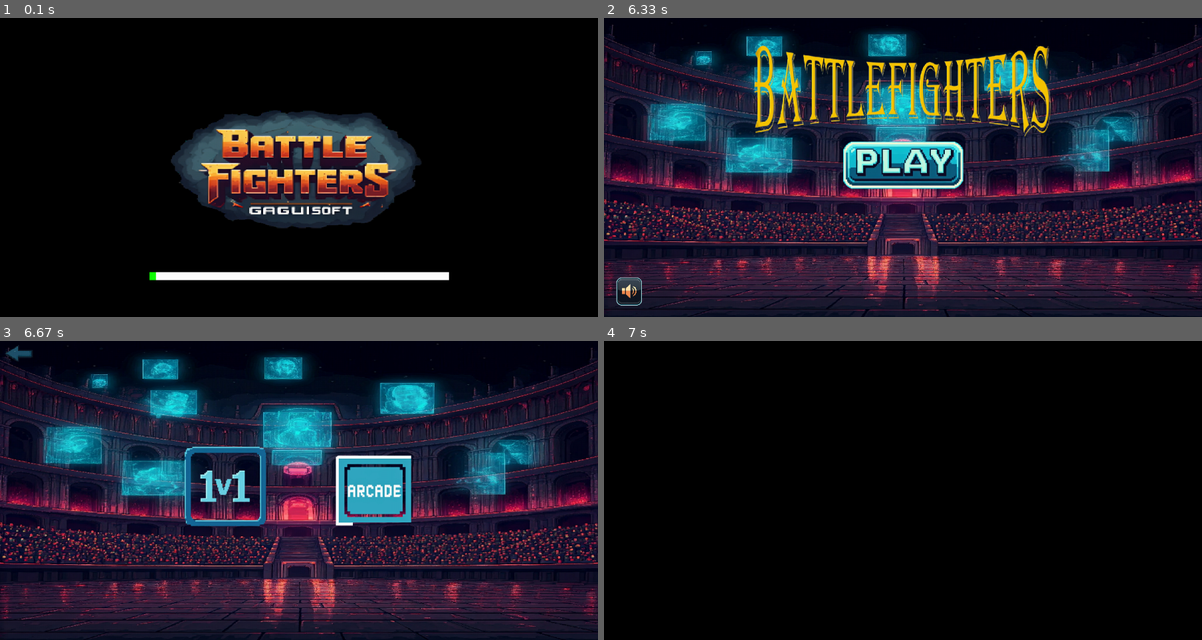
Above: before the commit, frames 1-4 (two rows, left to right).
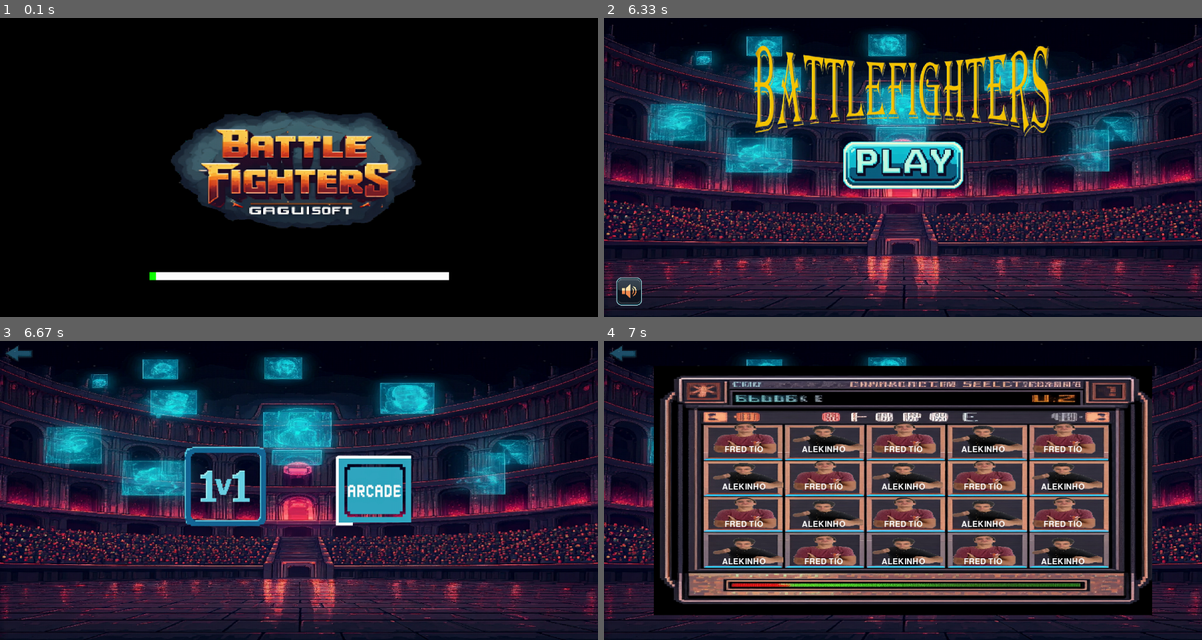
Above: after the commit, the same moments.

Repository: Caiosr2/Pygame---BattleFighters--1
Game: pygame game, started from interface.py
The game is run twice, just before and just after one commit, with the same random seed, the same clock (stepped at 60 frames per second) and the same inputs.
Inputs (mouse positions are in pixels of both pictures, inside the frame that each line leads up to):
- Up to frame 1 (0.1 s): no input
- Up to frame 2 (6.33 s): no input
- Up to frame 3 (6.67 s): click (322, 478) at 6.38 s
- Up to frame 4 (7 s): click (771, 436) at 6.72 s

Frames 1-3 are identical in both runs. In frame 4, 74% of the frame differs, in the area x 0-100%, y 0-100%.

Commit message:
gradepersonagens

Diff:
--- a/interface.py
+++ b/interface.py
@@ -16,6 +16,16 @@
 clock = pygame.time.Clock()
 FPS=60
 countloadbar=0
+Namelist=[]
+Facelist=[]
+dic_fullcharacters={}
+list_characters=['Fred Tio','Alekinho','Fred Tio','Alekinho','Fred Tio','Alekinho','Fred Tio','Alekinho','Fred Tio','Alekinho','Fred Tio','Alekinho','Fred Tio','Alekinho','Fred Tio','Alekinho','Fred Tio','Alekinho','Fred Tio','Alekinho']
+for characters in range(20):
+    Characimage = pygame.image.load(f'images/Personagem{characters}.png')
+    # Fullbody = pygame.image.load(f'images/FullPerson{characters}.png').convert()
+    Namelist.append(list_characters[characters])
+    Facelist.append(Characimage)
+    # dic_fullcharacters[f'{list_characters[characters]}']=Fullbody
 
 # Carregar a música de fundo
 pygame.mixer.music.load("trilhas_sonoras/trilha_sonora_tela_inicial.mp3")  # Substitua pelo caminho do seu arquivo de música
@@ -148,13 +158,6 @@
 
 
     if current_screen=='modo de jogo':
-
-        BGSSimage=pygame.image.load('images/BGtelainicial.png')
-        BGSSwidth=1200
-        BGSSheight=600
-        BGSSimage = pygame.transform.scale(BGSSimage, (BGSSwidth, BGSSheight))
-        BGSSimage_rect=BGSSimage.get_rect()
-        BGSSimage_rect.center=((width/2),(height/2))
         window.blit(BGSSimage, BGSSimage_rect)
 
         Arrowimage=pygame.image.load('images/Setavoltar.png')
@@ -197,14 +200,45 @@
                         current_screen='tela inicio'
                     if x1_area.collidepoint(mouse_pos):
                         current_screen='personagens'
-                        modo='1v1'
+                        currentmode='1v1'
                     if Arcade_area.collidepoint(mouse_pos):
                         current_screen='personagens'
-                        modo='arcade'
-
+                        currentmode='arcade'
 
     if current_screen=='personagens':
-        window.fill((0, 0, 0))  # Preenche o fundo com a cor preta
+
+        window.blit(BGSSimage, BGSSimage_rect)
+
+        Gradeimage=pygame.image.load('images/Gradepersonagens.jpg')
+        Gradeimagewidth=1000
+        Gradeimageheight=500
+        Gradeimage = pygame.transform.scale(Gradeimage, (Gradeimagewidth, Gradeimageheight))
+        Gradeimage_rect=Gradeimage.get_rect()
+        Gradeimage_rect.center=((width/2),(height/2))
+        window.blit(Gradeimage, Gradeimage_rect)
+
+        window.blit(Arrowimage, Arrowimage_rect)
+
+        counter=0
+        for heightcount in range(4):
+            for Gridcount in range(5):
+                Name=Namelist[counter]
+                Face=Facelist[counter]
+                counter+=1
+                Facewidth=160
+                Faceheight=75
+                Face = pygame.transform.scale(Face, (Facewidth, Faceheight))
+                Face_rect=Face.get_rect()
+                Face_rect.center=((40+100+90+50+(Gridcount*160)),(50+37.5+100+(heightcount*75)))
+                window.blit(Face, Face_rect)
+
+
+                fontname = pygame.font.SysFont(None, 48)
+                Name = font.render(f'{Name.upper()}', True, (255, 255, 255))
+                Name_rect=Name.get_rect()
+                Name_rect.center=((40+100+90+50+(Gridcount*160)),(-7.5+50+75+100+(heightcount*75)))
+                window.blit(Name, Name_rect)
+
         for event in pygame.event.get():
             # Verifica consequências
             if event.type == pygame.QUIT:
Binary file added: images/Gradepersonagens.jpg
Binary file added: images/Personagem0.png
Binary file added: images/Personagem1.png
Binary file added: images/Personagem10.png
Binary file added: images/Personagem11.png
Binary file added: images/Personagem12.png
Binary file added: images/Personagem13.png
Binary file added: images/Personagem14.png
Binary file added: images/Personagem15.png
Binary file added: images/Personagem16.png
Binary file added: images/Personagem17.png
Binary file added: images/Personagem18.png
(and 9 more such lines)
